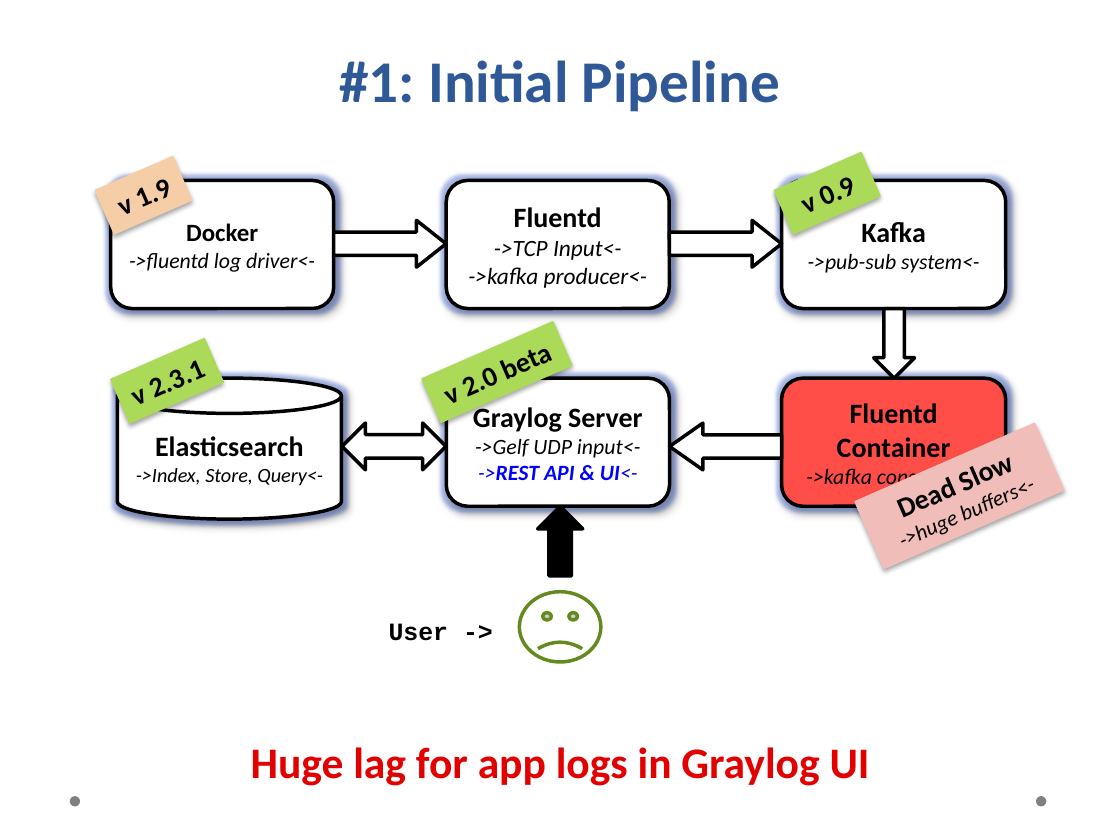
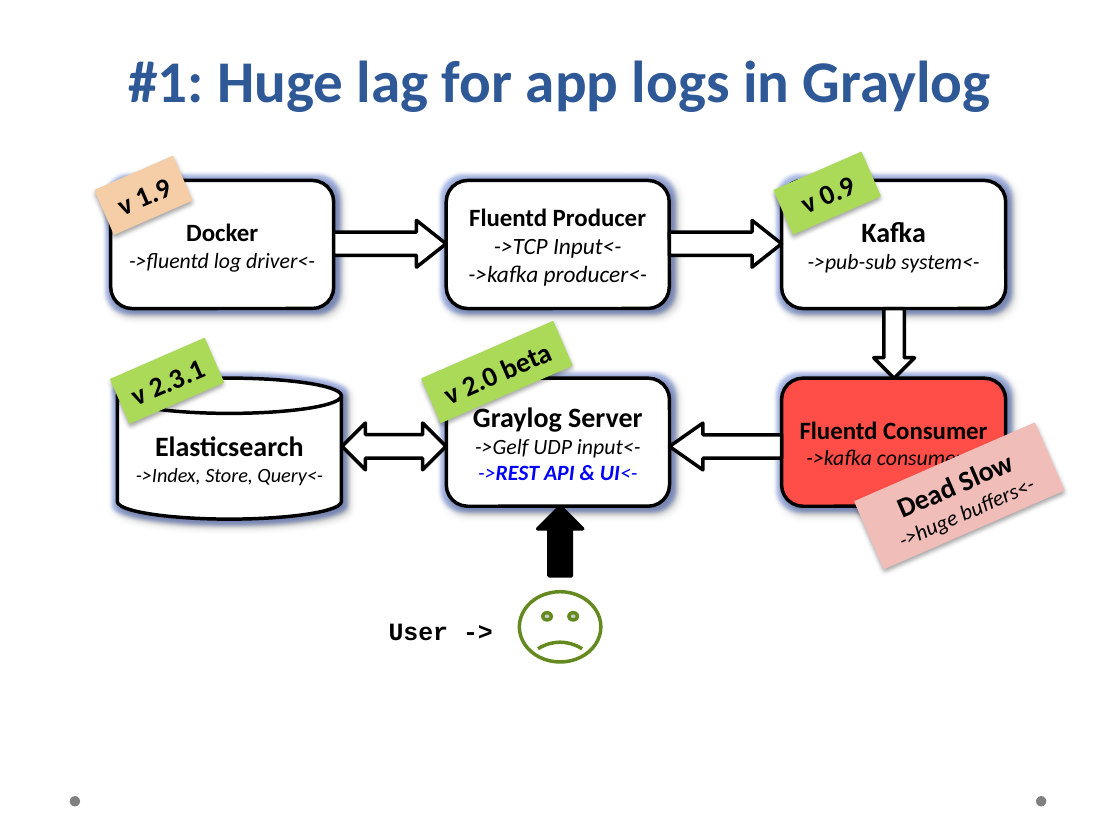
Before and after one commit to rohit01/rohit01.github.io, a slide deck: slide 13 of res/talks/logging-at-scale-using-graylog-billion-messages-100k-req-sec/logging-at-scale.pptx (slide 14 before the commit). Drawn at 1120x840 pixels with LibreOffice and Linux fonts; fonts in the diff are those of the drawing; background and template pictures are left out. Boxes give left, top, right and bottom in pixels: in the first picture for what was removed or moved away, otherwise in the second. Text is boxed around its words. In the diff, an @@ line names an element or a change of style, - is before the commit and + after.

```diff
--- a/res/talks/logging-at-scale-using-graylog-billion-messages-100k-req-sec/logging-at-scale.pptx
+++ b/res/talks/logging-at-scale-using-graylog-billion-messages-100k-req-sec/logging-at-scale.pptx
@@ title at (x1=128, y1=60, x2=991, y2=112): text changed @@
-#1: Initial Pipeline
+#1: Huge lag for app logs in Graylog
@@ text in rounded rectangle at (x1=469, y1=208, x2=646, y2=227): text changed; size 18 to 16 pt @@
-Fluentd
+Fluentd Producer
@@ text in rounded rectangle at (x1=800, y1=421, x2=987, y2=472): text changed @@
-Fluentd Container
-->kafka consumer<-
+Fluentd Consumer
+->kafka consumer<-
@@ text removed at (x1=251, y1=747, x2=870, y2=786) @@
-Huge lag for app logs in Graylog UI
```
Also in this commit, not shown: 10 other slides changed, 2 slides removed, 1 other file.
